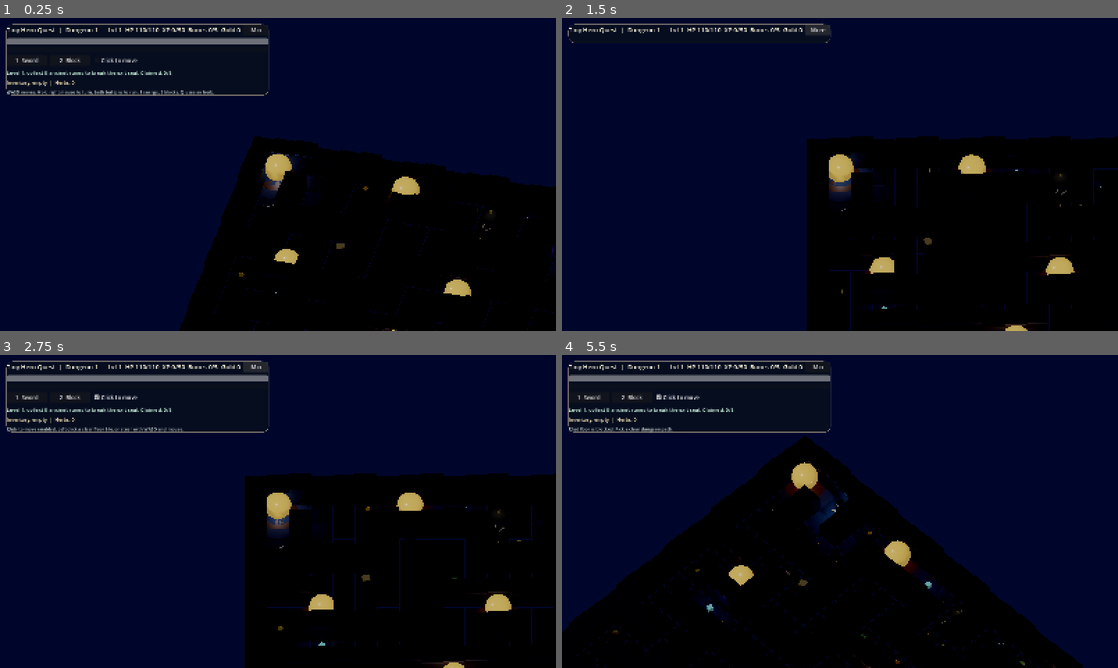
Above: before the commit, frames 1-4 (two rows, left to right).
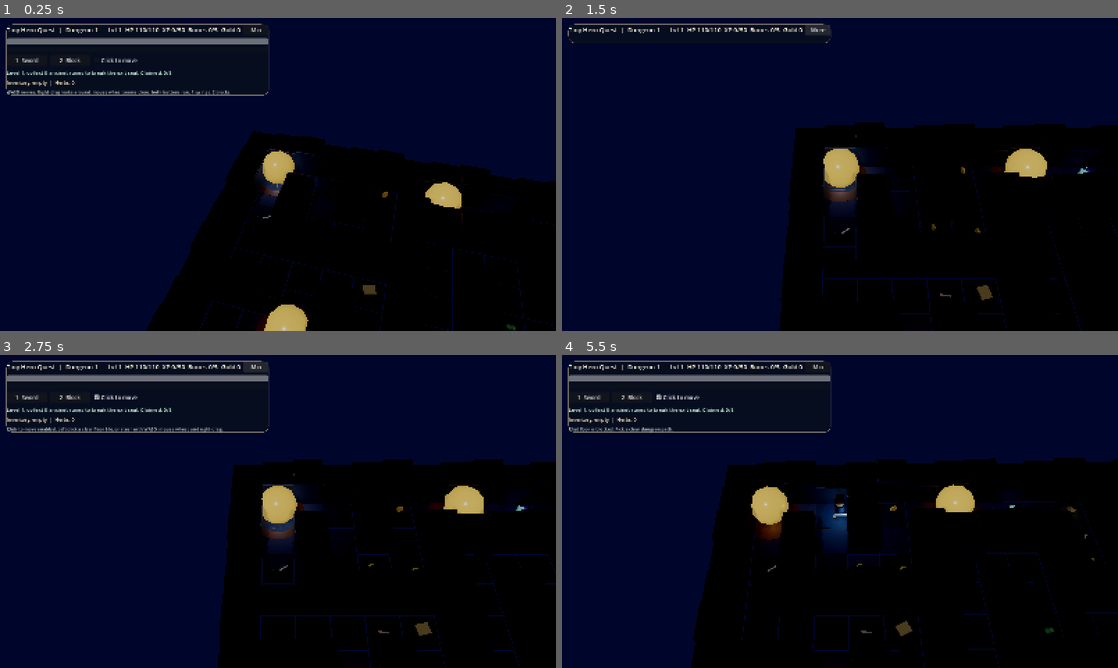
Above: after the commit, the same moments.

Repository: johnswaffles/my-backend-api
Game: Godot game, scene res://scenes/main_scene.tscn
Two runs of this game, one before a commit and one after it. Both use one fixed random seed, a clock stepped at 60 frames per second and the inputs below.
Inputs (mouse positions are in pixels of both pictures, inside the frame that each line leads up to):
- Up to frame 1 (0.25 s): no input
- Up to frame 2 (1.5 s): click "Click to move" at 0.5 s; click "Min" at 1.25 s
- Up to frame 3 (2.75 s): click "More" at 2 s
- Up to frame 4 (5.5 s): click "1 Sword" at 2.75 s; click "2 Block" at 3.5 s; tap Enter at 4.25 s; move the mouse to (962, 495) at 4.27 s; hold D (move_right) 4.28-5 s; tap Q (drink_potion) at 4.35 s; click (962, 495) at 4.42 s; drag from (728, 527) to (812, 574) at 5.02 s

The runs differ from the first frame. In frame 1, 5.9% of the frame differs, in the area x 6-100%, y 23-100%; in frame 2, 8.0%; in frame 3, 8.4%; in frame 4, 31%, in the area x 0-100%, y 25-100%.

Commit message:
Add close zoom RPG camera

Diff:
--- a/rpg-adventure-godot/scripts/main.gd
+++ b/rpg-adventure-godot/scripts/main.gd
@@ -6,9 +6,17 @@
 const DISCOVERIES_NEEDED := 5
 const DUNGEON_TILE_SIZE := 1.55
 const HERO_COLLISION_RADIUS := 0.34
-const CAMERA_DISTANCE := 15.0
-const CAMERA_HEIGHT := 18.5
 const CAMERA_ROTATE_SPEED := 0.006
+const CAMERA_PITCH_SPEED := 0.0045
+const CAMERA_ZOOM_STEP := 0.1
+const CAMERA_FAR_DISTANCE := 22.0
+const CAMERA_NEAR_DISTANCE := 0.48
+const CAMERA_FAR_FOV := 40.0
+const CAMERA_NEAR_FOV := 74.0
+const CAMERA_FAR_PITCH := -0.96
+const CAMERA_NEAR_PITCH := -0.08
+const CAMERA_MIN_PITCH := -1.18
+const CAMERA_MAX_PITCH := -0.025
 const SWORD_SWING_DURATION := 0.28
 const SWORD_SWING_COOLDOWN := 0.55
 const SHIELD_BLOCK_DURATION := 1.1
@@ -44,6 +52,8 @@
 var sword_light: OmniLight3D
 var hero_velocity := Vector3.ZERO
 var camera_yaw := 0.0
+var camera_pitch_offset := 0.0
+var camera_zoom := 0.0
 var hero_health := 110.0
 var hero_max_health := 110.0
 var hero_xp := 0
@@ -137,6 +147,12 @@
 
 func _input(event: InputEvent) -> void:
 	if event is InputEventMouseButton:
+		if event.button_index == MOUSE_BUTTON_WHEEL_UP and event.pressed and not _is_pointer_over_hud():
+			_adjust_camera_zoom(CAMERA_ZOOM_STEP)
+			return
+		if event.button_index == MOUSE_BUTTON_WHEEL_DOWN and event.pressed and not _is_pointer_over_hud():
+			_adjust_camera_zoom(-CAMERA_ZOOM_STEP)
+			return
 		if event.button_index == MOUSE_BUTTON_LEFT:
 			left_mouse_down = event.pressed
 			if event.pressed:
@@ -146,12 +162,16 @@
 				_set_click_move_target_from_screen(event.position)
 		elif event.button_index == MOUSE_BUTTON_RIGHT:
 			right_mouse_down = event.pressed
+			Input.set_mouse_mode(Input.MOUSE_MODE_CAPTURED if event.pressed else Input.MOUSE_MODE_VISIBLE)
 			if event.pressed:
 				mouse_dragged = false
-	elif event is InputEventMouseMotion and (left_mouse_down or right_mouse_down):
-		if event.relative.length() > 0.6 or event.position.distance_to(left_mouse_press_position) > 4.0:
+	elif event is InputEventMouseMotion:
+		if left_mouse_down and (event.relative.length() > 0.6 or event.position.distance_to(left_mouse_press_position) > 4.0):
 			mouse_dragged = true
-		camera_yaw = wrapf(camera_yaw - event.relative.x * CAMERA_ROTATE_SPEED, -PI, PI)
+		if right_mouse_down:
+			mouse_dragged = true
+			camera_yaw = wrapf(camera_yaw - event.relative.x * CAMERA_ROTATE_SPEED, -PI, PI)
+			camera_pitch_offset = clampf(camera_pitch_offset - event.relative.y * CAMERA_PITCH_SPEED, -0.48, 0.48)
 		if right_mouse_down and is_instance_valid(hero):
 			hero.rotation.y = lerp_angle(hero.rotation.y, _rotation_from_direction(_camera_forward()), 0.9)
 
@@ -214,8 +234,11 @@
 
 	camera = Camera3D.new()
 	camera.name = "DungeonCamera"
-	camera.projection = Camera3D.PROJECTION_ORTHOGONAL
-	camera.size = 22.0
+	camera.projection = Camera3D.PROJECTION_PERSPECTIVE
+	camera.fov = CAMERA_FAR_FOV
+	camera.near = 0.025
+	camera.far = 90.0
+	camera.current = true
 	camera.position = Vector3(0.0, 18.5, 15.0)
 	add_child(camera)
 	camera.look_at(Vector3.ZERO, Vector3.UP)
@@ -318,6 +341,20 @@
 
 func _camera_right() -> Vector3:
 	return Vector3(cos(camera_yaw), 0.0, sin(camera_yaw)).normalized()
+
+
+func _camera_zoom_curve() -> float:
+	return camera_zoom * camera_zoom * (3.0 - 2.0 * camera_zoom)
+
+
+func _current_camera_pitch() -> float:
+	return clampf(lerpf(CAMERA_FAR_PITCH, CAMERA_NEAR_PITCH, _camera_zoom_curve()) + camera_pitch_offset, CAMERA_MIN_PITCH, CAMERA_MAX_PITCH)
+
+
+func _camera_view_forward() -> Vector3:
+	var pitch := _current_camera_pitch()
+	var pitch_cos := cos(pitch)
+	return Vector3(sin(camera_yaw) * pitch_cos, sin(pitch), -cos(camera_yaw) * pitch_cos).normalized()
 
 
 func _rotation_from_direction(direction: Vector3) -> float:
@@ -646,7 +683,7 @@
 	if not enabled:
 		_clear_click_move_target()
 	if hud_hint:
-		hud_hint.text = "Click-to-move enabled. Left-click a clear floor tile, or steer with WASD and mouse." if enabled else "Click-to-move disabled. Use WASD, right mouse steering, or both mouse buttons to move."
+		hud_hint.text = "Click-to-move enabled. Left-click a clear floor tile, or steer with WASD, mouse wheel, and right-drag." if enabled else "Click-to-move disabled. Use WASD, right-drag camera, wheel zoom, or both mouse buttons to move."
 
 
 func _is_pointer_over_hud() -> bool:
@@ -689,6 +726,13 @@
 	click_move_active = false
 	if click_move_marker:
 		click_move_marker.visible = false
+
+
+func _adjust_camera_zoom(amount: float) -> void:
+	camera_zoom = clampf(camera_zoom + amount, 0.0, 1.0)
+	if hud_hint:
+		var zoom_label := "close" if camera_zoom > 0.72 else ("mid" if camera_zoom > 0.34 else "wide")
+		hud_hint.text = "Camera zoom: %s. Hold right mouse and drag to look around." % zoom_label
 
 
 func _update_hero(delta: float) -> void:
@@ -847,9 +891,31 @@
 
 
 func _update_camera(delta: float) -> void:
-	var target := hero.position - _camera_forward() * CAMERA_DISTANCE + Vector3(0.0, CAMERA_HEIGHT, 0.0)
-	camera.position = camera.position.lerp(target, clampf(delta * 4.0, 0.0, 1.0))
-	camera.look_at(hero.position + Vector3(0.0, 0.25, 0.0), Vector3.UP)
+	var zoom_t := _camera_zoom_curve()
+	var look_height := lerpf(0.34, 1.08, zoom_t)
+	var look_ahead := lerpf(0.0, 4.2, zoom_t)
+	var focus := hero.position + Vector3(0.0, look_height, 0.0) + _camera_forward() * look_ahead
+	var distance := lerpf(CAMERA_FAR_DISTANCE, CAMERA_NEAR_DISTANCE, zoom_t)
+	var target := focus - _camera_view_forward() * distance
+	target.y = maxf(target.y, lerpf(1.0, 1.18, zoom_t))
+	if zoom_t > 0.48:
+		target = _resolve_close_camera_position(focus, target)
+	camera.position = camera.position.lerp(target, clampf(delta * lerpf(4.0, 9.0, zoom_t), 0.0, 1.0))
+	camera.fov = lerpf(camera.fov, lerpf(CAMERA_FAR_FOV, CAMERA_NEAR_FOV, zoom_t), clampf(delta * 6.0, 0.0, 1.0))
+	camera.look_at(focus, Vector3.UP)
+
+
+func _resolve_close_camera_position(focus: Vector3, desired: Vector3) -> Vector3:
+	var desired_cell := _dungeon_world_to_cell(Vector3(desired.x, 0.0, desired.z))
+	if _is_walkable_cell(desired_cell):
+		return desired
+	for i in range(8, 0, -1):
+		var test := focus.lerp(desired, float(i) / 8.0)
+		var test_cell := _dungeon_world_to_cell(Vector3(test.x, 0.0, test.z))
+		if _is_walkable_cell(test_cell):
+			test.y = desired.y
+			return test
+	return focus - _camera_view_forward() * 0.28
 
 
 func _update_creatures(delta: float) -> void:
@@ -1033,7 +1099,7 @@
 	if click_to_move_checkbox:
 		click_to_move_checkbox.set_pressed_no_signal(click_to_move_enabled)
 	if hud_hint.text == "":
-		hud_hint.text = "WASD moves. Hold right mouse to turn, both buttons to run. 1 swings, 2 blocks, Q uses an herb."
+		hud_hint.text = "WASD moves. Right-drag looks around, mouse wheel zooms close, both buttons run. 1 swings, 2 blocks."
 
 
 func _inventory_summary() -> String:
Not shown, changed: public/tiny-hero-quest/index.html
Not shown, changed: public/tiny-hero-quest/index.pck
